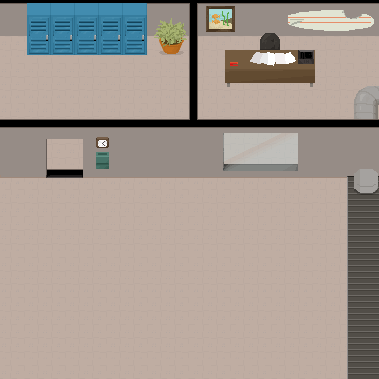
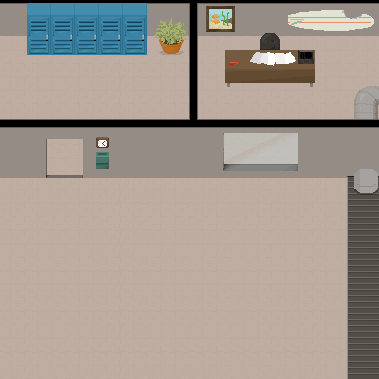
Two versions of the same layered image (379 x 379). Layer-by-layer changes:
painted on "Layer 22" over left=46, top=169, right=83, bottom=178
painted on "Layer 11" over left=46, top=169, right=83, bottom=178
removed layer "Layer 12 copy" over left=46, top=169, right=83, bottom=178
removed layer "Layer 2" over left=46, top=169, right=83, bottom=178
